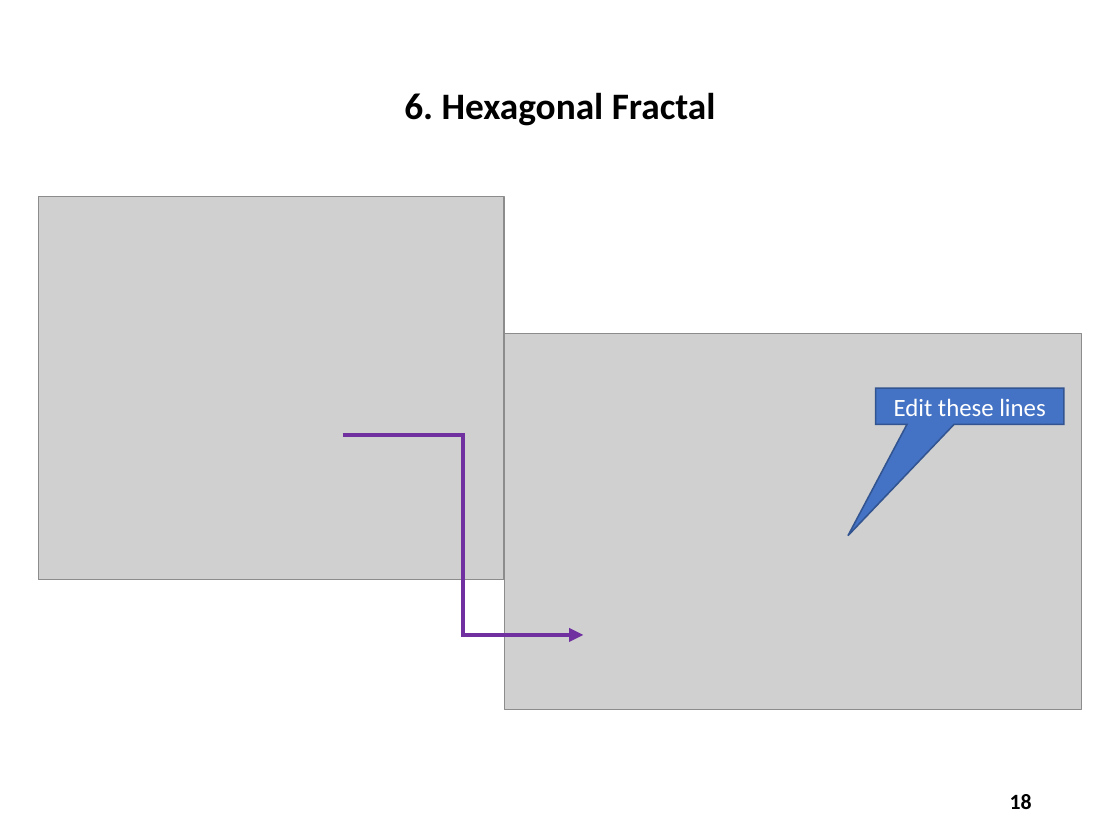
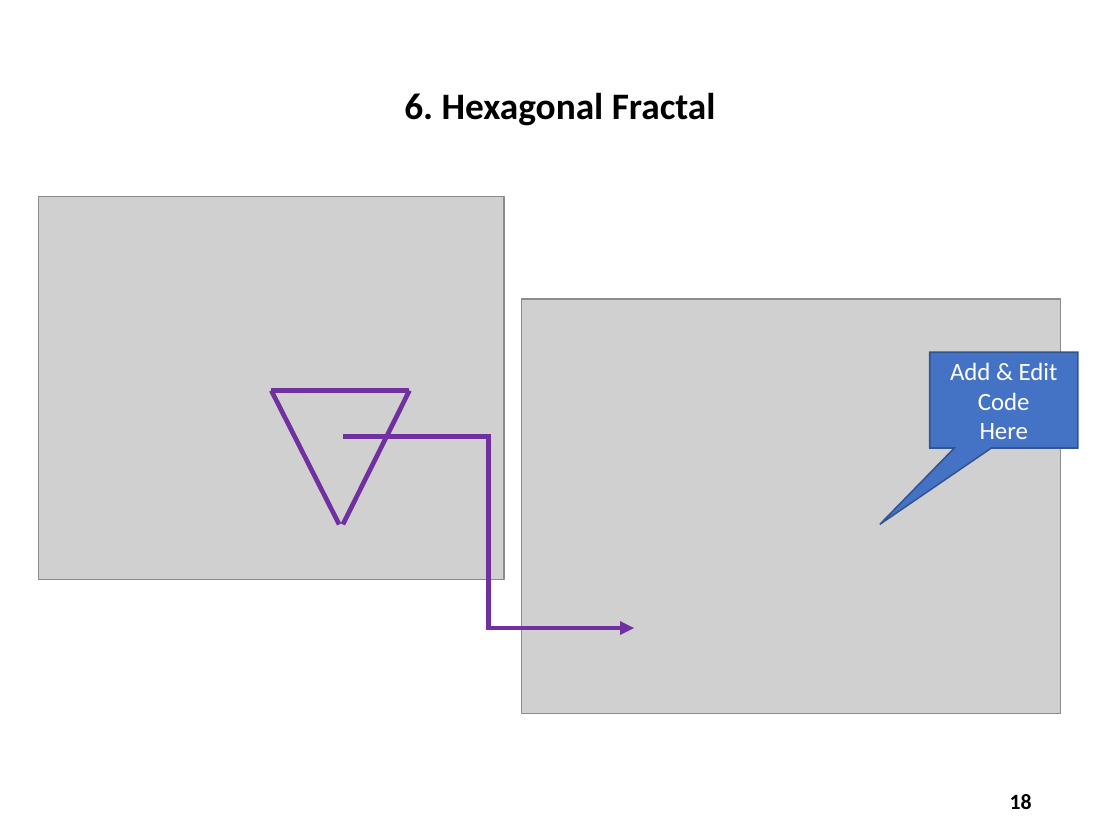
Before and after one commit to dbiersach/scicomp301-cpp-linux, a slide deck: slide 18 of exam3/Exam 3 Questions.pptx. Drawn at 1120x840 pixels with LibreOffice and Linux fonts; fonts in the diff are those of the drawing; grey boxes stand for pictures. Boxes give left, top, right and bottom in pixels: in the first picture for what was removed or moved away, otherwise in the second. Text is boxed around its words. In the diff, an @@ line names an element or a change of style, - is before the commit and + after.

```diff
--- a/exam3/Exam 3 Questions.pptx
+++ b/exam3/Exam 3 Questions.pptx
@@ picture: place and size @@
-picture at [504, 334, 1081, 710]
+picture at [522, 299, 1061, 713]
@@ speech box "Add & Edit Code": place and size @@
-speech box "Add & Edit Code" at [876, 389, 1064, 424]
+speech box "Add & Edit Code" at [930, 353, 1077, 448]
@@ speech box "Add & Edit Code" at [930, 353, 1077, 448]: proportions changed @@
@@ text in speech box at [950, 362, 1058, 439]: text changed @@
-Edit these lines
+Add & Edit Code
+Here
@@ line added from (339, 524) to (271, 391), #7030A0 3 pt @@
@@ line added from (410, 391) to (271, 391), #7030A0 3 pt @@
@@ line added from (410, 391) to (343, 524), #7030A0 3 pt @@
@@ elbow arrow moved from (343, 435) - (584, 635) to (343, 437) - (634, 628) @@
```
Also in this commit, not shown: 17 other slides changed, 1 slide added, 3 slides removed, 3 other files.
